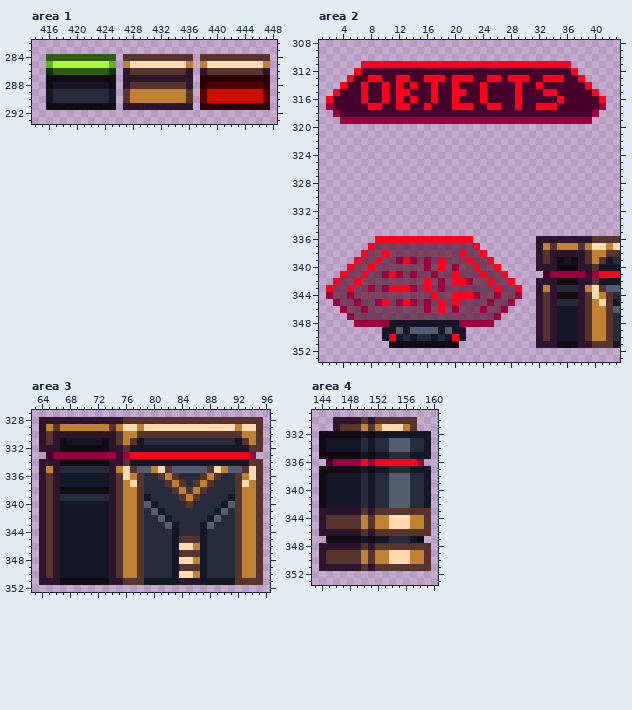
Pixel-art file -- resources/EchelonSandbox.ase. The first picture shows the starting point.
500x500 pixels, 1 frame. Pixels under 10% opacity are left out. Colours within 5 levels of each other are drawn and written as one. Shown: area 1: x 414..448, y 282..293; area 2: x 1..43, y 308..353; area 3: x 63..96, y 327..352; area 4: x 143..160, y 329..353. The old version is drawn lined up with the new one, on the new canvas. The commit also changed other parts of the picture, which this record leaves out.
Once edited:
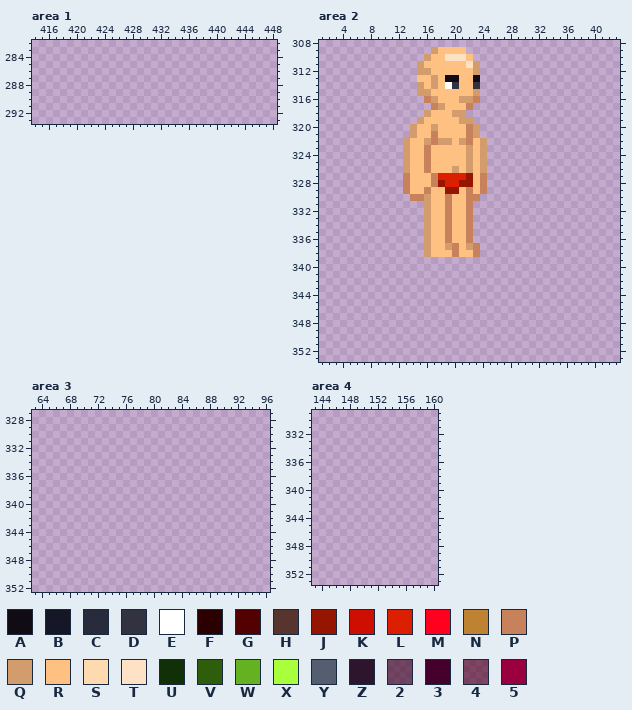
Palette (. is transparent): A #110c13  B #151626  C #282b3b  D #333241  E #ffffff  F #2a0000  G #520000  H #57342e  J #951500  K #ce0e00  L #dc1f00  M #ff001e  N #bf8232  P #c7815b  Q #d39c6c  R #ffc181  S #ffdab0  T #ffe2c5  U #123007  V #2e5d0b  W #64b121  X #aaff3d  Y #555d70  Z #2d152e  2 #39001a96  3 #46002c  4 #4d001a96  5 #9a003d
The exact change:
canvas 500x500 -> 1000x1000
Changed rows in their new state; - is an unchanged pixel.
Area 1:
first column x 416:
284 ..........-..........-..........
285 ..........-..........-..........
286 ..........-..........-..........
287 ..........-..........-..........
288 ..........-..........-..........
289 ..........-..........-..........
290 ..........-..........-..........
291 ..........-..........-..........
Area 2:
first column x 2:
309 ---------------QRRRR----------------------
310 --------------QRRTTTR---------------------
311 -----........QRRRRRRTQ.............-------
312 ----.........QQRRRRRRQ..............------
313 ---..........RRQRAARRA...............-----
314 --...........QRQREDRRD................----
315 -............QQRRRRRRQ.................---
316 ..............PQRRRQQP..................--
317 ...............PQRRRP...................--
318 -.............QRRRQQ...................---
319 --...........QRRRRRQQ.................----
320 ------------QRRQRRRRPQ--------------------
321 ------------QRRPRRRRPQ--------------------
322 -----------QRRQPQQRQPRQ-------------------
323 -----------QRRPRRRRRQRQ-------------------
324 -----------QRRPRRRRRQRQ-------------------
325 -----------QRRPRRRRRQRQ-------------------
326 -----------QRRPRRRQRQRQ-------------------
327 -----------PRRRPLLLLJRP-------------------
328 -----------PRRRPJLLJJRP-------------------
329 -----------PRRPRRJJRPRP-------------------
330 ------------PPQRRPRRPP--------------------
331 --------------QRRPRRP---------------------
332 --------------QRRPRRP---------------------
333 --------------QRRPRRP---------------------
334 --------------QRRPRRP---------------------
335 --------------QRRPRRP---------------------
336 -------.......QRRPRRP---------............
337 ------........QRRQPRQP--------............
338 -----.........QRRRPRRP.-------............
339 ----....................------............
340 ---......................-----............
341 --........................-----...........
342 -..........................---............
343 ............................--............
344 ............................--............
345 -..........................---............
346 --........................----............
347 ---......................-----............
348 ----....................------............
349 --------............----------............
350 --------............----------............
351 ---------..........-----------............
Area 3:
first column x 64:
328 ................................
329 ................................
330 ................................
331 ................................
332 ................................
333 -..............................-
334 ................................
335 ................................
336 ................................
337 ................................
338 ................................
339 ................................
340 ................................
341 ................................
342 ................................
343 ................................
344 ................................
345 ................................
346 ................................
347 ................................
348 ................................
349 ................................
350 ................................
351 ................................
Area 4:
first column x 144:
330 --............--
331 --............--
332 ................
333 ................
334 ................
335 ................
336 -..............-
337 ................
338 ................
339 ................
340 ................
341 ................
342 ................
343 ................
344 ................
345 ................
346 ................
347 -..............-
348 ................
349 ................
350 ................
351 ................
Changed places in both pictures, as pixel boxes (x1, y1, x2, y2):
erased: (46, 54, 270, 110)
changed: (326, 47, 620, 348)
erased: (39, 417, 263, 585)
erased: (319, 417, 431, 571)
